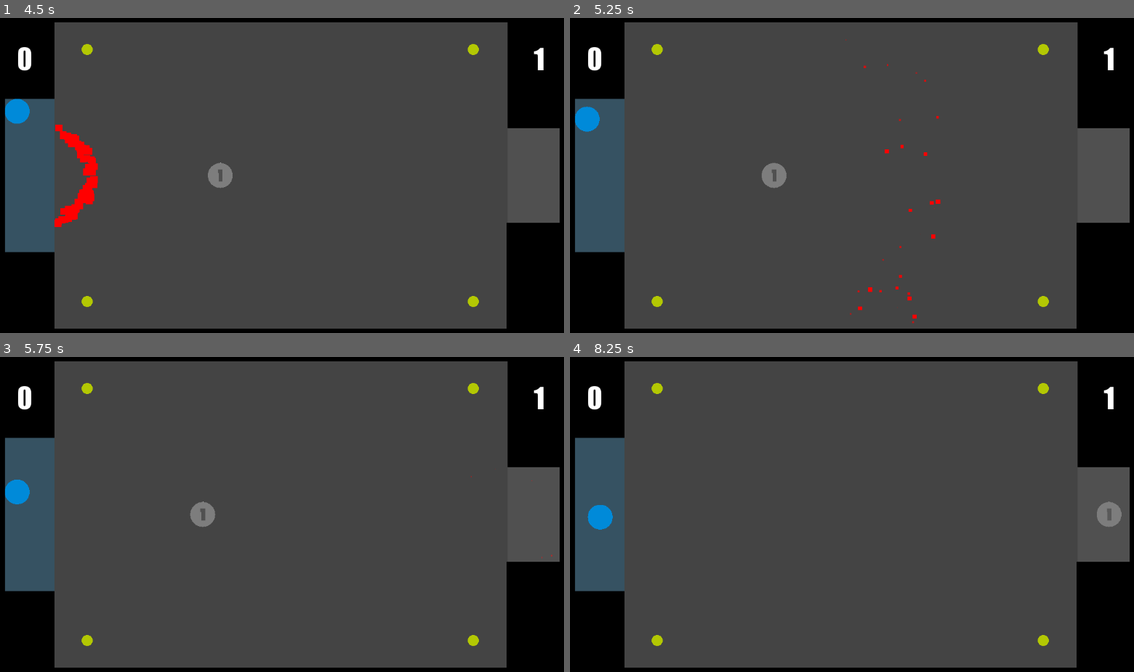
Above: before the commit, frames 1-4 (two rows, left to right).
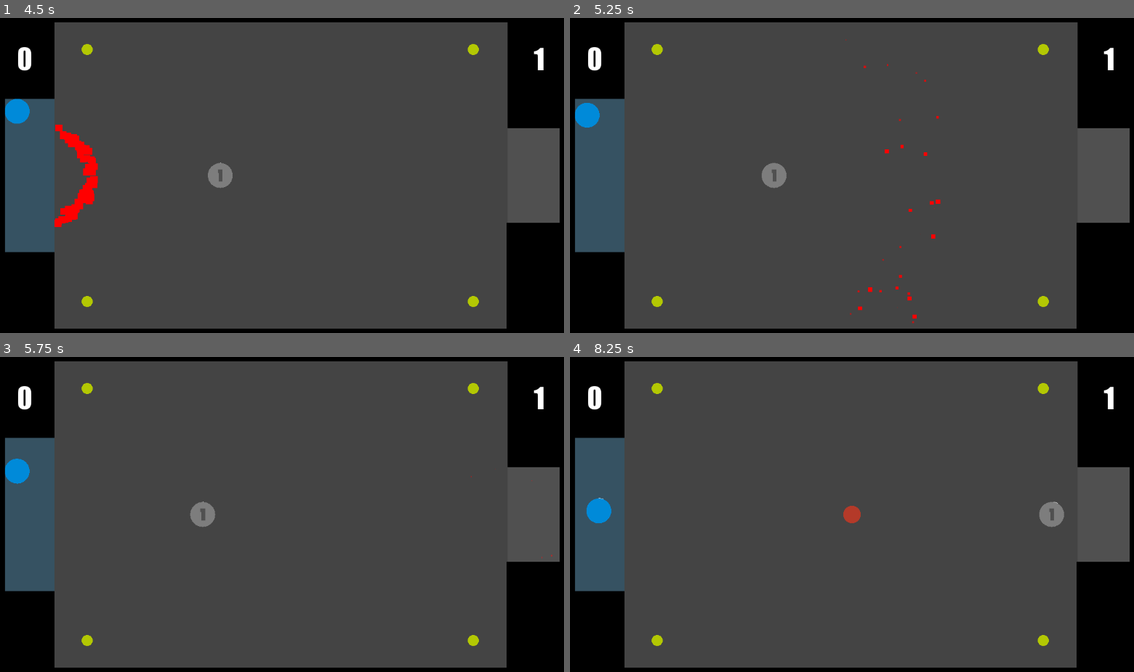
Above: after the commit, the same moments.

Repository: Coolfede97/Bots-League
Game: Godot game, scene res://Matches/first_match.tscn
Same seed, same stepped clock (60 frames per second), same inputs: the game is played once before the commit and once after it. This scene is started directly instead of the project's main scene.
Inputs (mouse positions are in pixels of both pictures, inside the frame that each line leads up to):
- Up to frame 1 (4.5 s): tap Enter (ui_accept) at 0.5, 0.77, 1.52, 3.02, 3.77 s; move the mouse to (411, 159) at 0.52 s; hold Right (ui_right) 0.53-1.28 s; hold Right mouse button (right_click) 0.53-1.28 s; move the mouse to (163, 191) at 1.27 s; hold Down (ui_down) 1.28-2.03 s; click (163, 191) at 1.35 s; right-click (163, 191) at 1.55 s; move the mouse to (338, 103) at 2.02 s; hold Right (ui_right) 2.03-2.78 s; hold Right mouse button (right_click) 2.03-2.78 s; move the mouse to (253, 241) at 2.77 s; hold Up (ui_up) 2.78-3.53 s; right-click (253, 241) at 2.85 s; move the mouse to (456, 225) at 3.52 s; press the mouse at (456, 225) at 3.53 s; hold Left (ui_left) from 3.53 s (still down); right-click (456, 225) at 3.8 s; move the mouse to (107, 125) at 4.27 s; release the mouse at (107, 125) at 4.28 s; right-click (107, 125) at 4.35 s
- Up to frame 2 (5.25 s): tap Enter (ui_accept) at 4.52 s; move the mouse to (880, 175) at 5.02 s; release Left (ui_left) at 5.03 s; hold Down (ui_down) from 5.03 s (still down); hold Right mouse button (right_click) from 5.03 s (still down)
- Up to frame 3 (5.75 s): keep holding Down (ui_down); keep holding Right mouse button (right_click)
- Up to frame 4 (8.25 s): move the mouse to (767, 432) at 5.77 s; release Down (ui_down) at 5.78 s; release Right mouse button (right_click) at 5.78 s; hold Right (ui_right) 5.78-6.53 s; click (767, 432) at 5.85 s; tap Enter (ui_accept) at 6.02, 6.77, 7.52 s; right-click (767, 432) at 6.05 s; move the mouse to (981, 498) at 6.52 s; hold Up (ui_up) 6.53-7.28 s; hold Right mouse button (right_click) 6.53-7.28 s; move the mouse to (733, 530) at 7.27 s; hold Right (ui_right) 7.28-8.03 s; right-click (733, 530) at 7.35 s; move the mouse to (908, 442) at 8.02 s; press the mouse at (908, 442) at 8.03 s; hold Down (ui_down) from 8.03 s (still down)

Frame 1 is identical in both runs. In frame 2, 0.1% of the frame differs, in the area x 0-6%, y 26-37%; in frame 3, 0.5%; in frame 4, 0.8%, in the area x 2-98%, y 44-55%.

Commit message:
SIUUUUUUUUU

Diff:
--- a/Bots/2/Bot2.gd
+++ b/Bots/2/Bot2.gd
@@ -4,6 +4,7 @@
 var functionCallable2=true
 @export var isOfensive=bool()
 var cronometer: float
+var isDefending: bool
 # Radius of the bot's collision = 24.69
 # Radius of the ball's collision = 17.06
 var AOPPSWS=111.06275 # Amount Of Pixels Per Second Walk Speed - En un segundo avanza 111.06275
@@ -33,6 +34,7 @@
 	1.6, 1.7, 1.8, 1.9, 2.0]
 @export var goalCenterVector=Vector2()
 @export var halfPitch=float()
+@onready var goalManager = get_parent().get_node("GoalManager")
 var move=true
 
 #Obtiene la magnitud de un vector dado
@@ -104,8 +106,10 @@
 	elif functionCallable2==true and !isOfensive and ball!=null and move==true:
 		defenseGoal(delta)
 	elif !isOfensive and !move:
-		if GetMagnitude(goalCenterVector-position)>10:
-			apply_central_force(hypotenuseNormalized(goalCenterVector-position)*walkSpeed*delta)
+		print("11111")
+		if GetMagnitude(goalManager.defensiveInitialPosition-position)>10:
+			print("22222222")
+			apply_central_force(hypotenuseNormalized(goalManager.defensiveInitialPosition-position)*walkSpeed*delta)
 #	if move==true:
 #		if get_parent().get_node("Ball")!=null:
 #			BTBV=ball.global_position-global_position
@@ -197,6 +201,15 @@
 func defenseGoal(delta):
 	functionCallable2=false
 	if ball!=null and GetMagnitude(ball.position-goalCenterVector)<300:
+		if ball!=null and position.distance_to(ball.position)<115 and move==true:
+			cronometer+=get_process_delta_time()
+			if cronometer>4:
+				cronometer=0
+				var direction=hypotenuseNormalized(position-ball.position)
+				while GetMagnitude(position-ball.position)<120:
+					apply_central_force(direction*walkSpeed*delta)
+					await get_tree().create_timer(0.0000001).timeout
+
 		if turboRemaining>0:
 			apply_central_force(hypotenuseNormalized(ball.position-position)*turboSpeed*delta)
 			turboRemaining-=get_process_delta_time()/4.5
--- a/GoalManager/GoalManager.gd
+++ b/GoalManager/GoalManager.gd
@@ -67,6 +67,8 @@
 	get_parent().get_node("Ball").queue_free()
 	await get_tree().create_timer(1).timeout
 	# Impide que los jugadores se muevan
+	if defensiveBot2!=null:
+		defensiveBot2.move=false
 	PlayerReference.move=false
 	bot.move=false
 	await get_tree().create_timer(1).timeout
--- a/Matches/first_match.tscn
+++ b/Matches/first_match.tscn
@@ -308,8 +308,8 @@
 ballInstance = ExtResource("4_66fie")
 bot2Instance = ExtResource("11_2u413")
 playerIPosition = Vector2(75, 324)
-botIPosition = Vector2(1077, 324)
-defensiveInitialPosition = Vector2(962, 324)
+botIPosition = Vector2(962, 324)
+defensiveInitialPosition = Vector2(1077, 324)
 resetSpeed = 200000.0
 PlayerReference = NodePath("../PlayerBody")
 botName = "Bot1"
--- a/Player/PlayerBody.gd
+++ b/Player/PlayerBody.gd
@@ -24,7 +24,7 @@
 #		print(cronometer)
 #		boolean=true
 	#Se consulta si el click derecho está siendo apretado y si aún queda turbo para usarlo
-	if Input.is_action_pressed("right_click"):
+	if Input.is_action_pressed("right_click") and turboRemaining>=0:
 
 		# I:1
 		#Multiplica velocity por la velocidad del turbo y se resta el turbo restante
